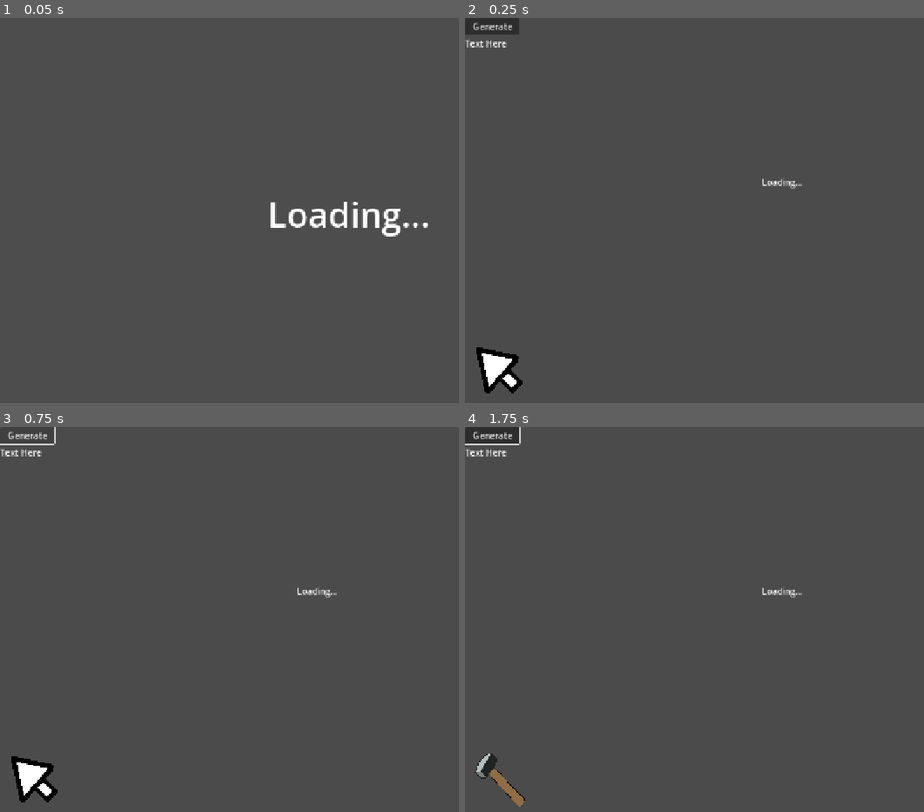
Above: before the commit, frames 1-4 (two rows, left to right).
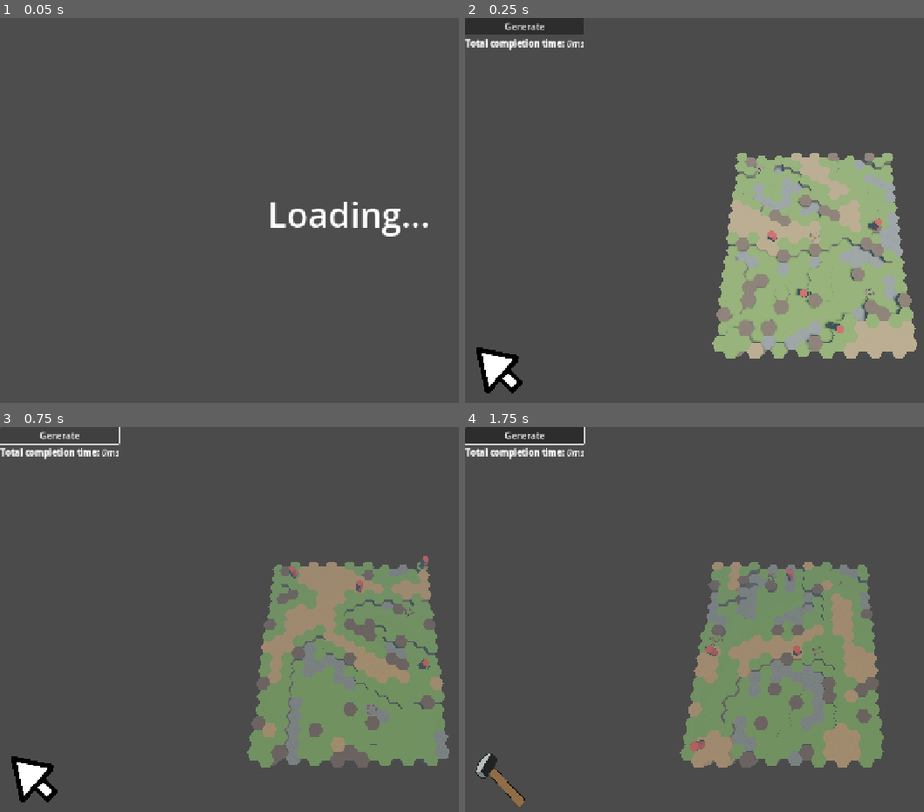
Above: after the commit, the same moments.

Repository: nornaro/VoxelsBeta
Game: Godot game, scene res://scenes/loading_scene.tscn
Two runs of this game, one before a commit and one after it. Both use one fixed random seed, a clock stepped at 60 frames per second and the inputs below.
Inputs (mouse positions are in pixels of both pictures, inside the frame that each line leads up to):
- Up to frame 1 (0.05 s): no input
- Up to frame 2 (0.25 s): no input
- Up to frame 3 (0.75 s): click "Generate" at 0.5 s
- Up to frame 4 (1.75 s): tap Enter at 1.25 s; move the mouse to (outside the picture) at 1.27 s; hold D (MoveRight) from 1.28 s (still down); tap 2 (Build) at 1.35 s; click (outside the picture) at 1.42 s

Frame 1 is identical in both runs. In frame 2, 21% of the frame differs, in the area x 0-99%, y 0-89%; in frame 3, 20%; in frame 4, 21%, in the area x 0-92%, y 0-89%.
Error before the commit: Parse Error: Too few arguments for "set_map()" call. Expected at least 2 but received 1. (res://scripts/WorldGen/Voxel/voxel_generator.gd:62)

Commit message:
voxel surface value
For future voxel modification, lets voxels know they are surface or not

Diff:
--- a/scripts/WorldGen/Voxel/voxel.gd
+++ b/scripts/WorldGen/Voxel/voxel.gd
@@ -9,6 +9,7 @@
 var buffer : bool = false
 var water : bool = false
 var air_probability : float = 0
+var surface_voxel := false
 
 var neighbors = []
 var placeable = true
--- a/scripts/WorldGen/Voxel/voxel_generator.gd
+++ b/scripts/WorldGen/Voxel/voxel_generator.gd
@@ -4,7 +4,7 @@
 var map_dict : Dictionary[Vector3i, Voxel]
 const sides = 6
 var settings : GenerationSettings
-var top_voxels : Array[Voxel]
+var surface_voxels : Array[Voxel]
 
 const ATLAS_RES   = Vector2i(512, 512)	# full atlas resolution in pixels
 const TILE_SIZE   = Vector2i(16, 16)	# usable area of one tile
@@ -59,7 +59,7 @@
 	surface.optimize_indices_for_cache()
 	surface.generate_normals()
 	surface.generate_tangents()
-	WorldMap.set_map(map)
+	WorldMap.set_map(map, surface_voxels)
 
 	return prepared_chunk(surface)
 
@@ -224,7 +224,8 @@
 	neighbor = voxel.grid_position_xyz
 	neighbor.y += 1
 	if draw_face_towards(neighbor):
-		top_voxels.append(voxel)
+		voxel.surface_voxel = true
+		surface_voxels.append(voxel)
 		for i in range(sides):
 			var angle = TAU * float(i) / float(sides)
 			var x = cos(angle) * size
